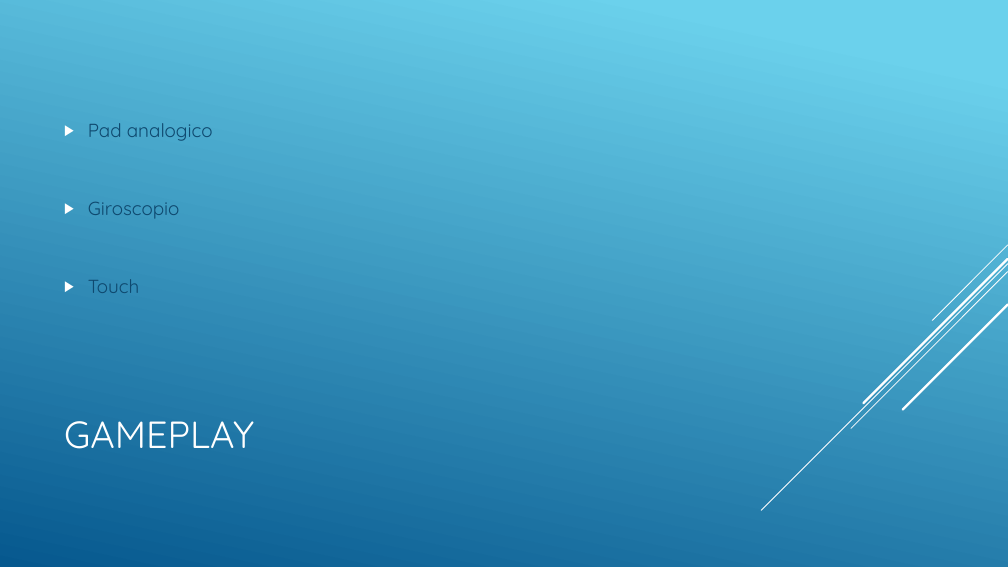
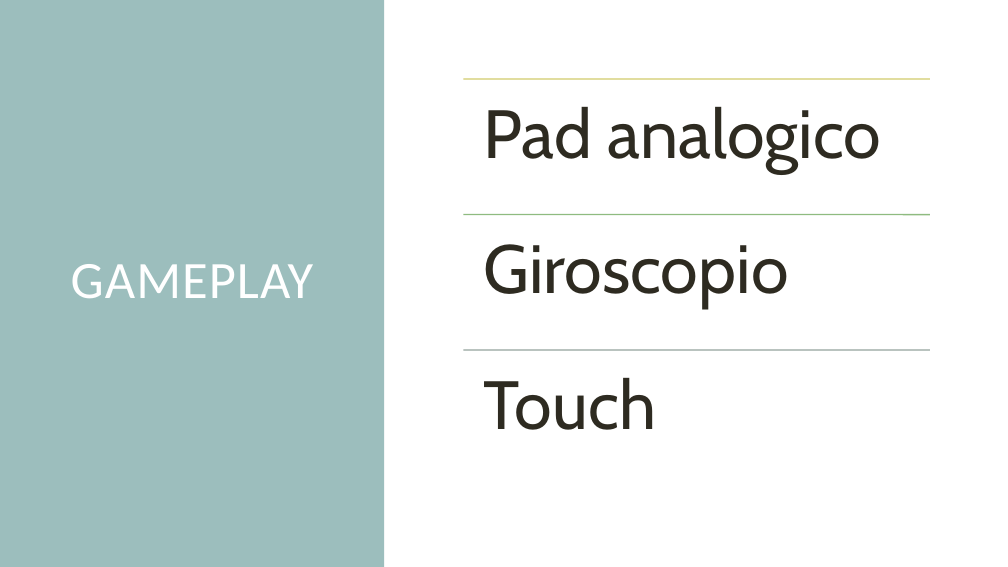
Before and after one commit to mirkoalicastro/outta-my-circle, a slide deck: slide 6 of Pitch/PITCH.pptx. Drawn at 1008x567 pixels with LibreOffice and Linux fonts; fonts in the diff are those of the drawing. Boxes give left, top, right and bottom in pixels: in the first picture for what was removed or moved away, otherwise in the second. Text is boxed around its words. In the diff, an @@ line names an element or a change of style, - is before the commit and + after.

Commit message:
Updated theme

```diff
--- a/Pitch/PITCH.pptx
+++ b/Pitch/PITCH.pptx
@@ background gradient #6ED2EB to #06588E to #FFFFFF @@
@@ rectangle added at [0, 0, 384, 567], fill #9CBEBD @@
@@ title "GAMEPLAY": place and size @@
-title "GAMEPLAY" at [64, 421, 254, 449]
+title "GAMEPLAY" at [71, 264, 314, 298]
@@ title "GAMEPLAY" at [71, 264, 314, 298]: size 36 to 50 pt, font Quicksand to Calibri, letter spacing 0 to 1 pt; alignment left to centre; line spacing 1 to 0.8 @@
@@ text removed at [88, 123, 213, 293] @@
-▶ Pad analogico
-▶ Giroscopio
-▶ Touch
@@ group removed at [761, 245, 1008, 510]: 5 lines @@
@@ group added at [464, 79, 930, 430]: 3 lines, 3 texts @@
+Pad analogico
+Giroscopio
+Touch
```
Also in this commit, not shown: 8 other slides changed.
